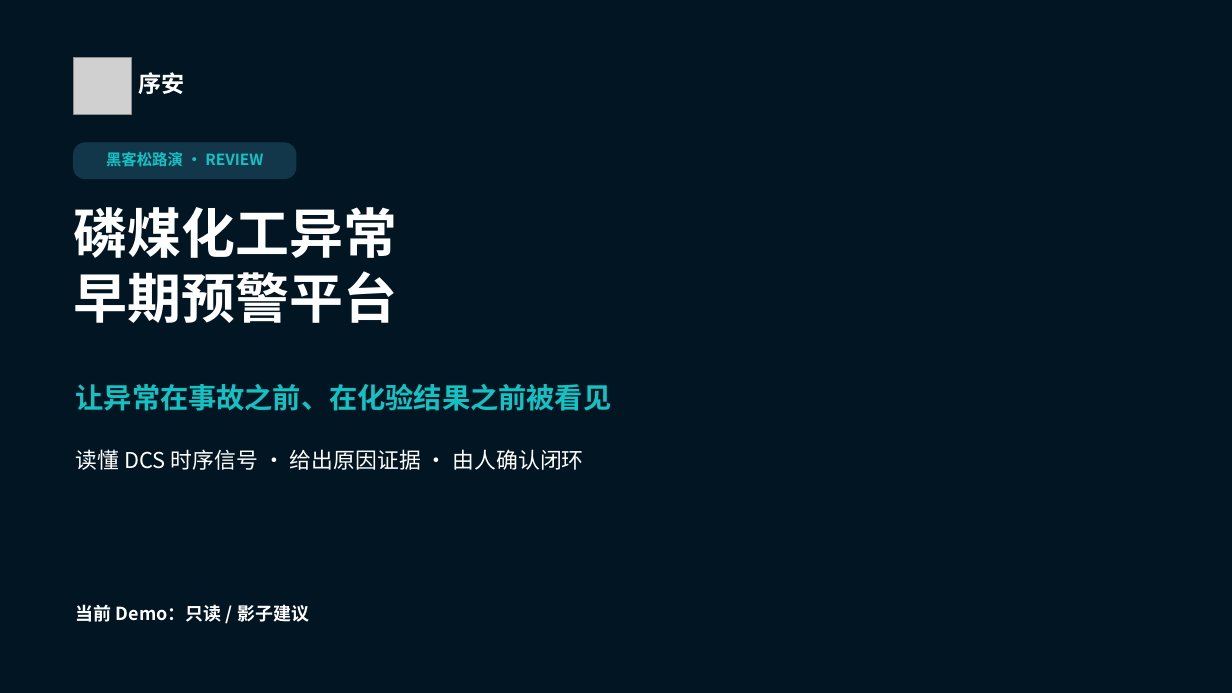
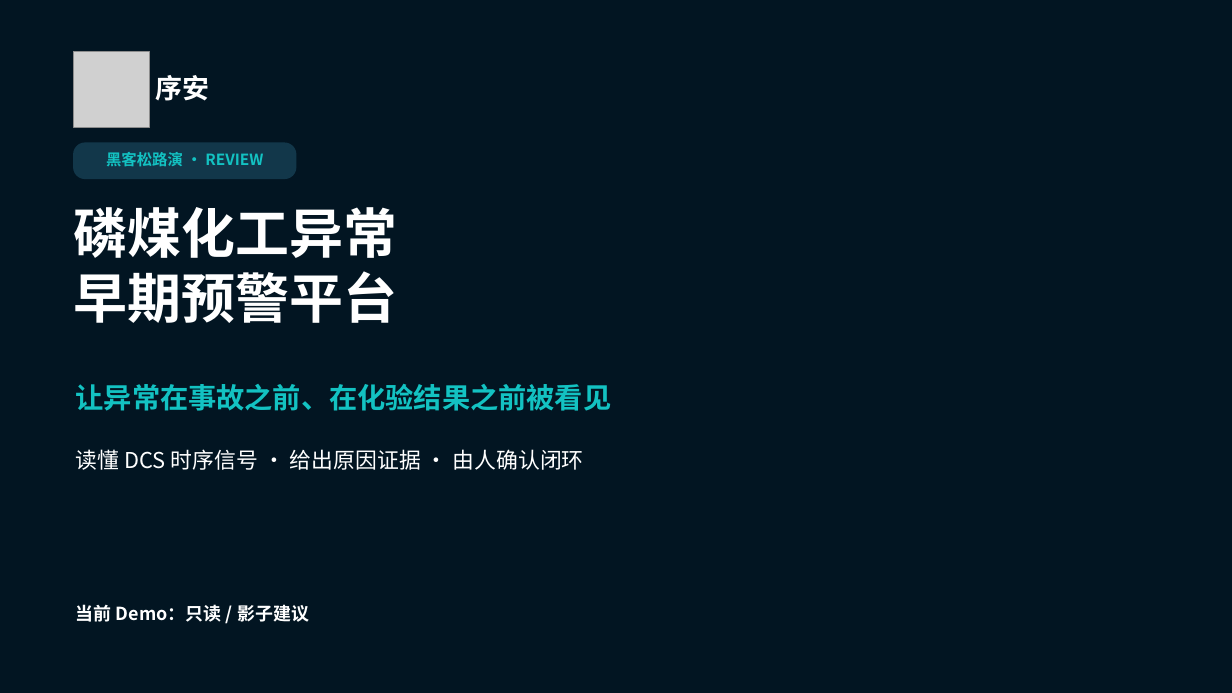
Before and after one commit to Xaiver03/process-copilot, a slide deck: slide 1 of 04_交付成品/序安_磷煤化工异常早期预警平台_黑客松路演_v14_ZH_REVIEW.pptx. Drawn at 1232x693 pixels with LibreOffice and Linux fonts; fonts in the diff are those of the drawing; grey boxes stand for pictures; background and template pictures are left out. Boxes give left, top, right and bottom in pixels: in the first picture for what was removed or moved away, otherwise in the second. Text is boxed around its words. In the diff, an @@ line names an element or a change of style, - is before the commit and + after.

Commit message:
fix(pitch): 统一使用序安正式v04标志

```diff
--- a/04_交付成品/序安_磷煤化工异常早期预警平台_黑客松路演_v14_ZH_REVIEW.pptx
+++ b/04_交付成品/序安_磷煤化工异常早期预警平台_黑客松路演_v14_ZH_REVIEW.pptx
@@ picture: place and size @@
-picture at box(74, 57, 131, 115)
+picture at box(74, 52, 150, 128)
@@ text "序安": place and size @@
-text "序安" at box(139, 72, 185, 94)
+text "序安" at box(155, 75, 209, 101)
@@ text "序安" at box(155, 75, 209, 101): size 18 to 21 pt @@
```
Also in this commit, not shown: 9 other slides changed, 14 other files.
